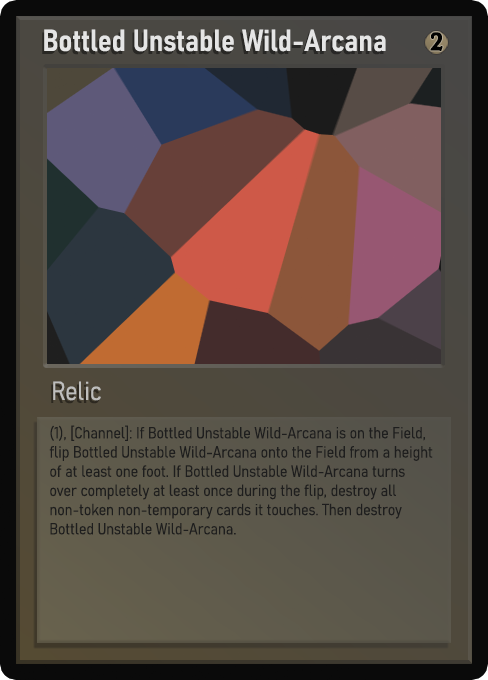
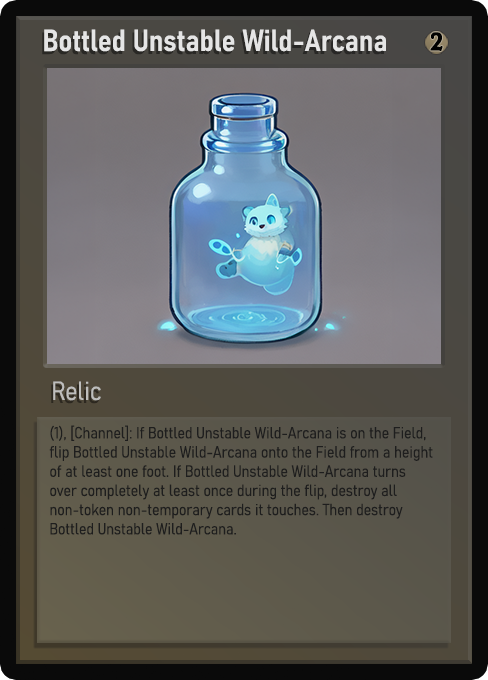
The second 488px x 680px image is a revision of the first. Changes to its layers:
painted on "Name" over box(44, 29, 386, 52)
painted on "Class" over box(59, 383, 101, 401)
painted on "Desc_smaller" over box(50, 427, 433, 535)
painted on "Artwork" over box(47, 68, 441, 364)
